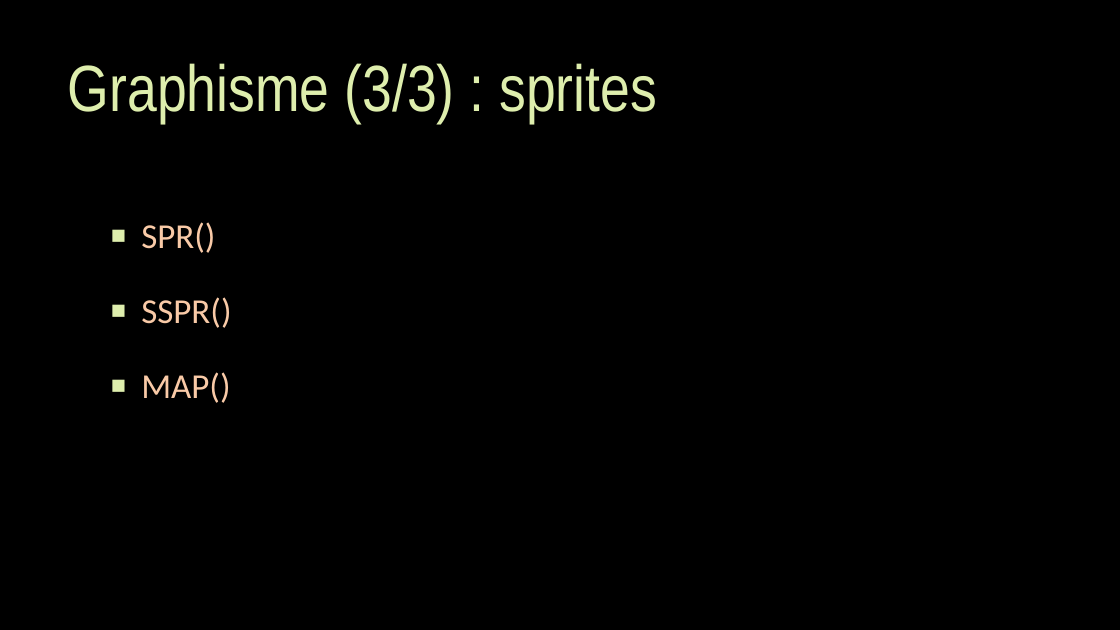
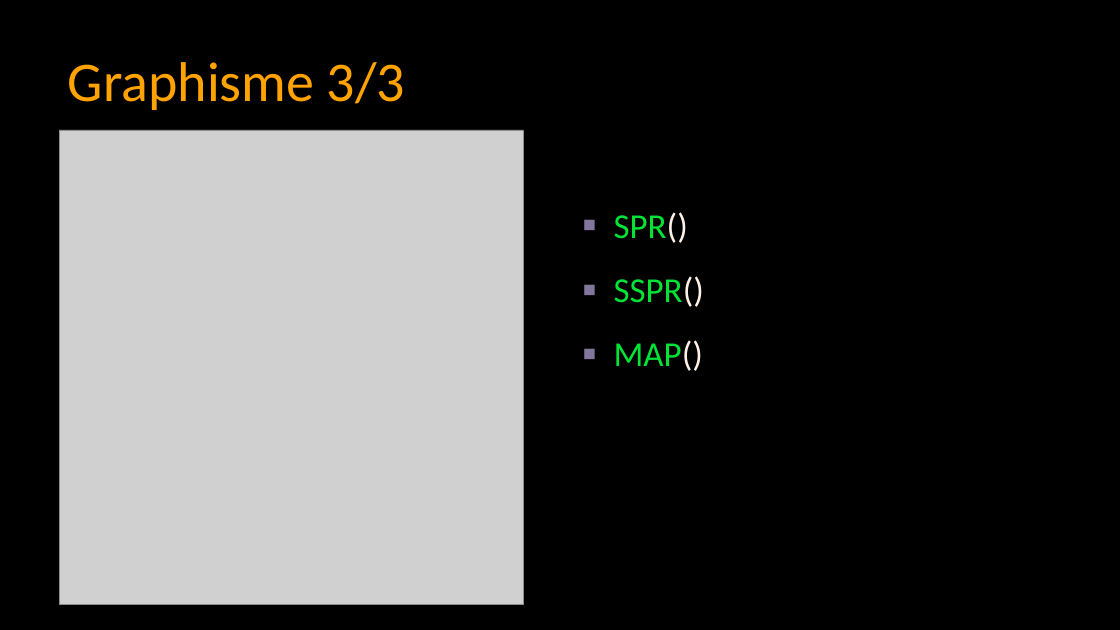
Before and after one commit to samhocevar/cookie-party-pico8-workshop, a slide deck: slide 23 of pico8-workshop.pptx (slide 5 before the commit). Drawn at 1120x630 pixels with LibreOffice and Linux fonts; fonts in the diff are those of the drawing; grey boxes stand for pictures; background and template pictures are left out. Boxes give left, top, right and bottom in pixels: in the first picture for what was removed or moved away, otherwise in the second. Text is boxed around its words. In the diff, an @@ line names an element or a change of style, - is before the commit and + after.

```diff
--- a/pico8-workshop.pptx
+++ b/pico8-workshop.pptx
@@ title at bbox=[68, 62, 405, 110]: text changed; size 56 to 48 pt; font Arial Narrow to Calibri; text colour #DEEEAD to #FFA300 @@
-Graphisme (3/3) : sprites
+Graphisme 3/3
@@ picture added at bbox=[60, 130, 524, 605] @@
@@ text "SPR()": place and size @@
-text "SPR()" at bbox=[141, 222, 231, 403]
+text "SPR()" at bbox=[614, 212, 704, 371]
@@ text "SPR()" at bbox=[614, 212, 704, 371]: text colour #F9CAA7 to #00E436, text colour #F9CAA7 to #FFF1E8 in "SPR()", "SSPR()", "MAP()"; line spacing 1.5 to 1.25; bullet colour #DEEEAD to #83769C @@
```
Also in this commit, not shown: 3 other slides changed, 22 slides added, 1 other file.
